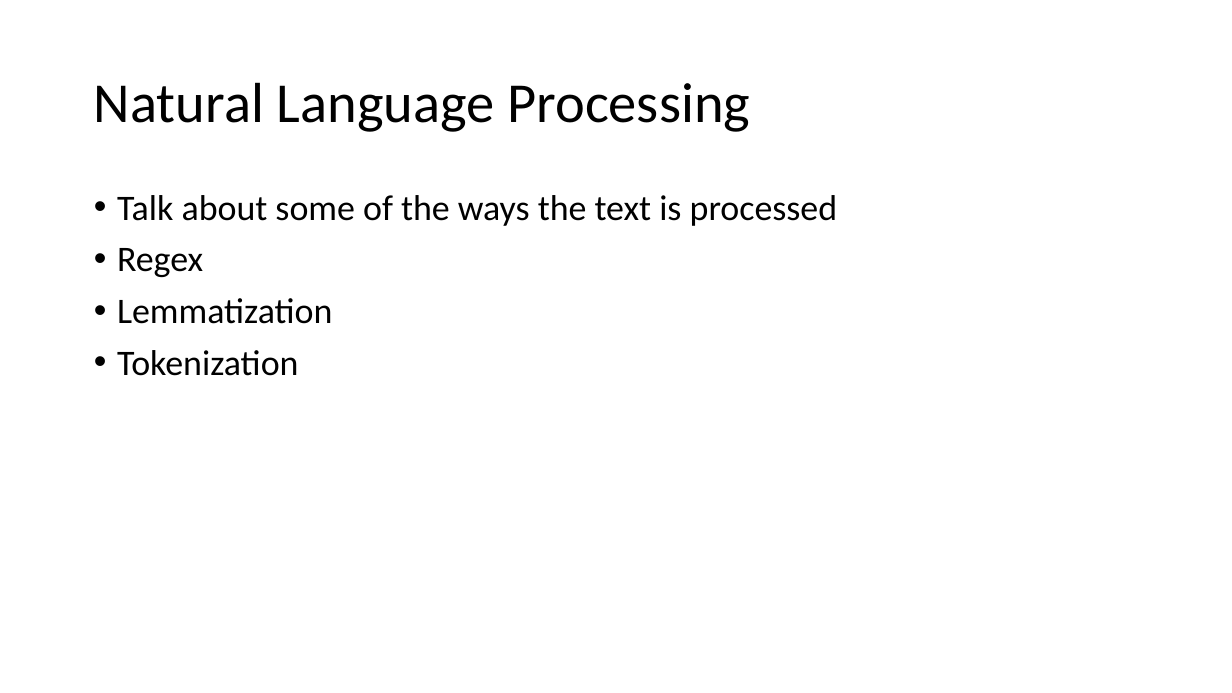
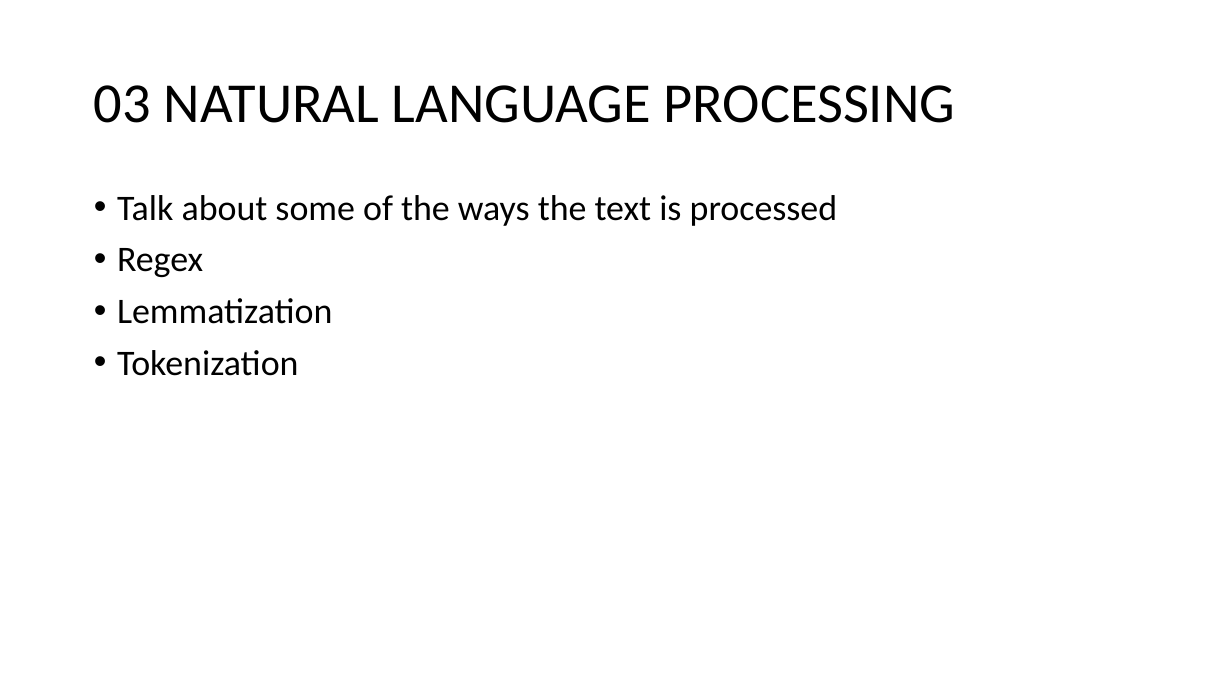
Before and after one commit to sstarkjr/NLP-food-safety-classification, a slide deck: slide 5 of Presentation.pptx. Drawn at 1232x693 pixels with LibreOffice and Linux fonts; fonts in the diff are those of the drawing. Boxes give left, top, right and bottom in pixels: in the first picture for what was removed or moved away, otherwise in the second. Text is boxed around its words. In the diff, an @@ line names an element or a change of style, - is before the commit and + after.

```diff
--- a/Presentation.pptx
+++ b/Presentation.pptx
@@ title at bbox=[94, 85, 955, 123]: text changed @@
-Natural Language Processing
+03 NATURAL LANGUAGE PROCESSING
```
Also in this commit, not shown: 4 other slides changed, 4 slides added, 2 slides removed, 3 other files.
